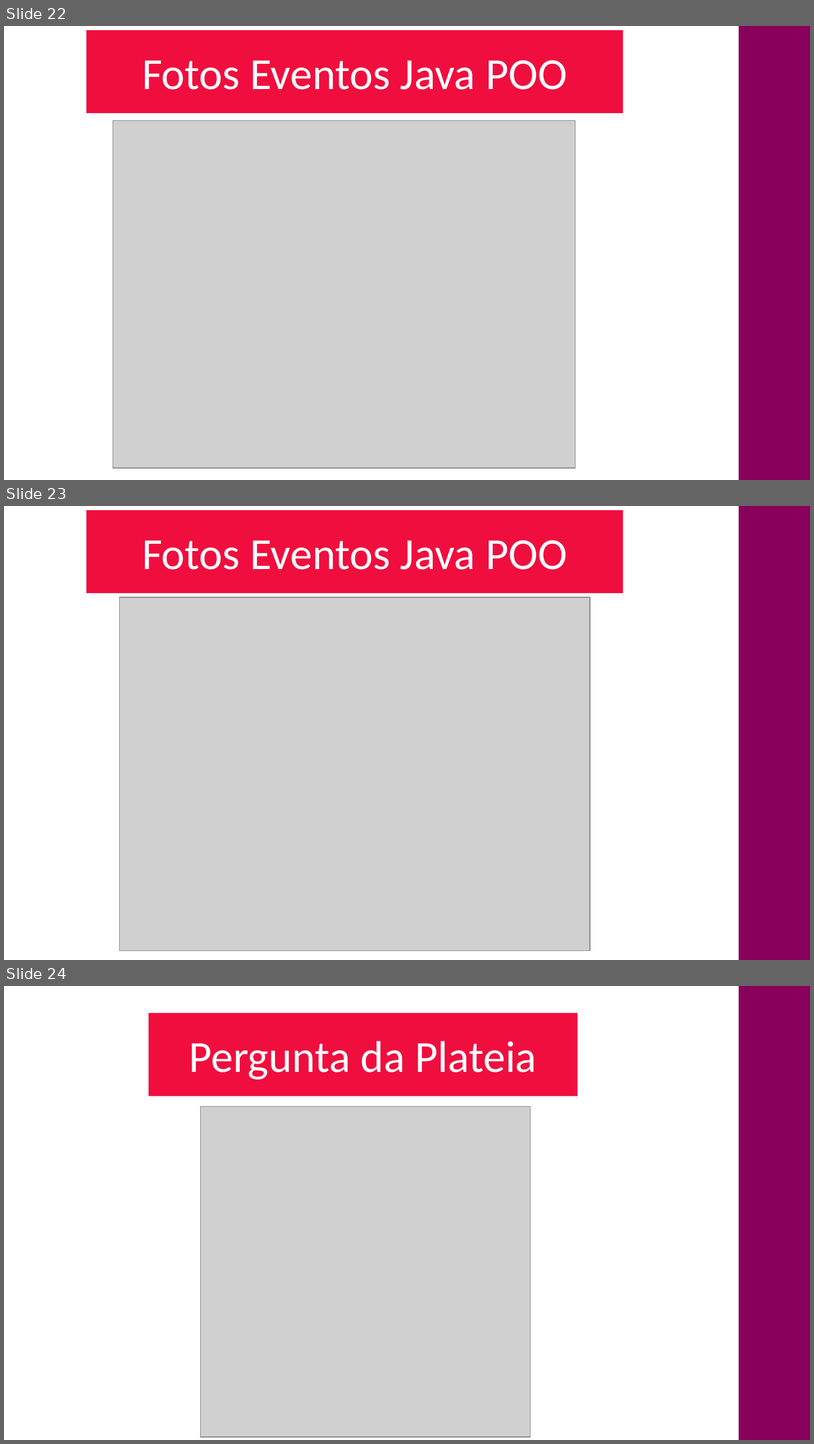
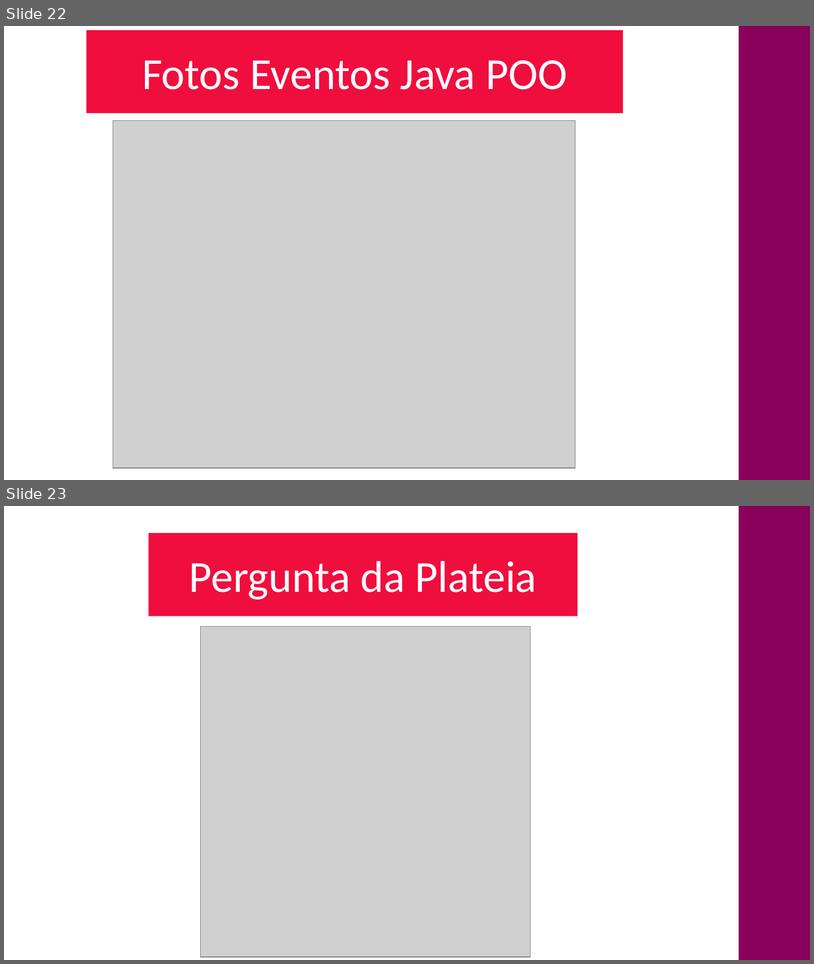
Before and after one commit to CloudEducationBrazil/WydenDesenvolvimentoWebJAVA, a slide deck: 03 Assessments/PPT Projeto Multidisciplinar Yduqs Wyden UniRuy 2024.pptx. Shown one above the other, each under a label of ours: slides 22, 23 and 24 before the commit, slides 22 and 23 after it. The pictures are 814x1444 and 814x964 pixels, drawn with LibreOffice and Linux fonts; fonts in the diff are those of the drawing; grey boxes stand for pictures; background and template pictures are left out. Boxes give left, top, right and bottom in pixels: in the first picture for what was removed or moved away, otherwise in the second. Text is boxed around its words. In the diff, an @@ line names an element or a change of style, - is before the commit and + after.

Commit message:
relatório Java POO ... 08Jun2024

```diff
--- a/03 Assessments/PPT Projeto Multidisciplinar Yduqs Wyden UniRuy 2024.pptx
+++ b/03 Assessments/PPT Projeto Multidisciplinar Yduqs Wyden UniRuy 2024.pptx
@@ slide 23 removed at box(4, 506, 810, 960), background #FFFFFF; not listed: 1 template element that a slide beside it also shows @@
@@ title removed at box(86, 510, 623, 593) @@
-Fotos Eventos Java POO
@@ picture removed at box(119, 597, 590, 951) @@
@@ what was slide 24 is now slide 23 @@
```
Also in this commit, not shown: 1 slide changed.
